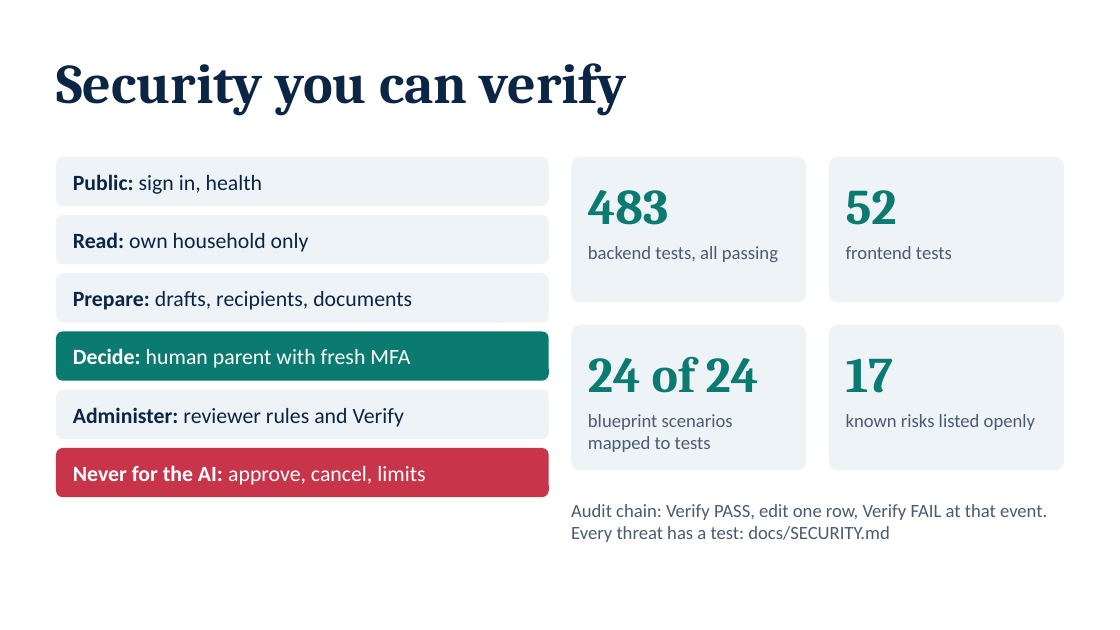
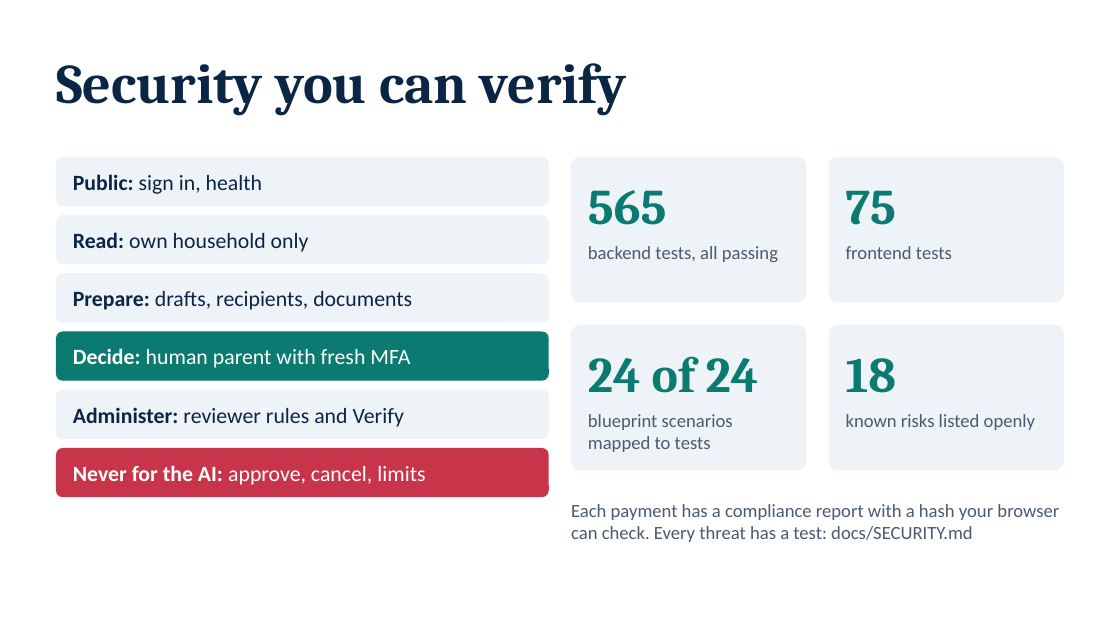
Before and after one commit to NoobCrow/StudyRoute, a slide deck: slide 8 of submission/StudyRoute_Deck.pptx. Drawn at 1120x630 pixels with LibreOffice and Linux fonts; fonts in the diff are those of the drawing. Boxes give left, top, right and bottom in pixels: in the first picture for what was removed or moved away, otherwise in the second. Text is boxed around its words. In the diff, an @@ line names an element or a change of style, - is before the commit and + after.

Commit message:
docs: update documentation, deck, evidence and CI for the new features
Twelve-step demo and evidence, technical documentation (sections 2.10 to 2.12), security matrix and
risk R18, blueprint addendum, README, video script, deck slides, screenshots and a CI
dependency-audit job (pip-audit and npm audit, both clean).

```diff
--- a/submission/StudyRoute_Deck.pptx
+++ b/submission/StudyRoute_Deck.pptx
@@ text at bbox=[588, 190, 667, 225]: text changed @@
-483
+565
@@ text at bbox=[846, 190, 896, 225]: text changed @@
-52
+75
@@ text at bbox=[846, 358, 896, 393]: text changed @@
-17
+18
@@ text at bbox=[571, 504, 1059, 542]: text changed @@
-Audit chain: Verify PASS, edit one row, Verify FAIL at that event. Every threat has a test: docs/SECURITY.md
+Each payment has a compliance report with a hash your browser can check. Every threat has a test: docs/SECURITY.md
```
Also in this commit, not shown: 4 other slides changed, 34 other files.
